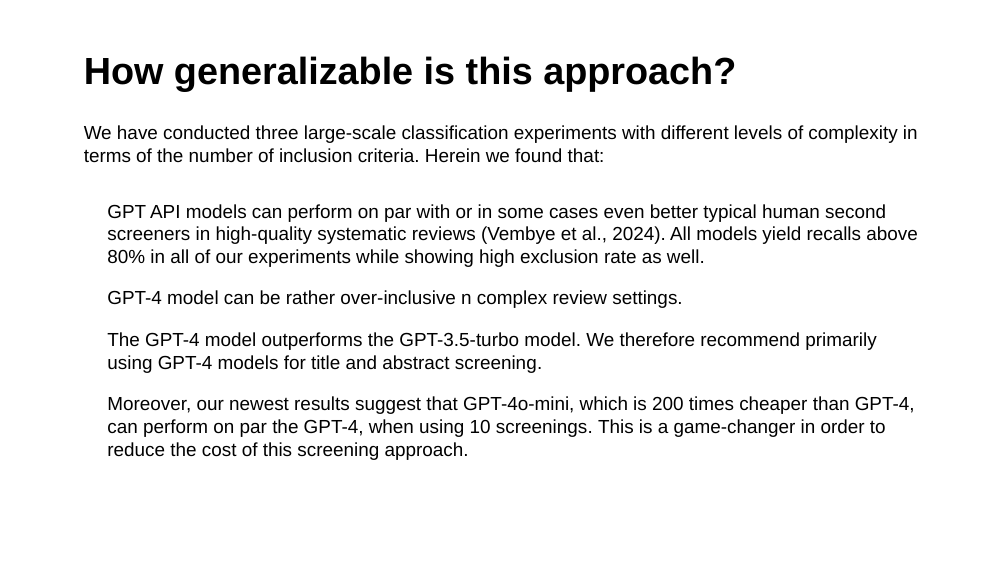
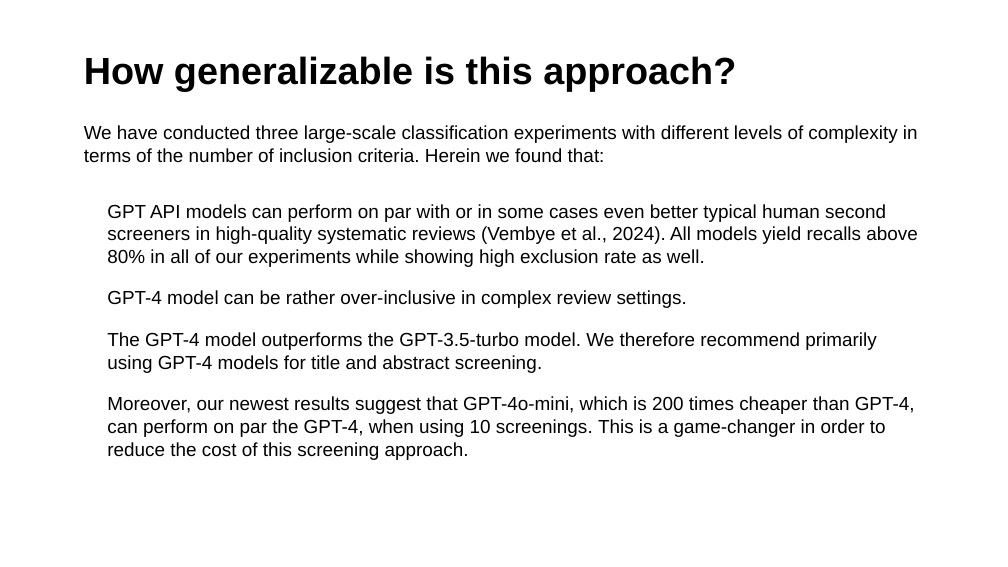
Before and after one commit to MikkelVembye/SRMA-SIG-presentation, a slide deck: slide 9 of SRMA SIG presentation 2024.potx.pptx. Drawn at 1008x567 pixels with LibreOffice and Linux fonts; fonts in the diff are those of the drawing; background and template pictures are left out. Boxes give left, top, right and bottom in pixels: in the first picture for what was removed or moved away, otherwise in the second. Text is boxed around its words. In the diff, an @@ line names an element or a change of style, - is before the commit and + after.

```diff
--- a/SRMA SIG presentation 2024.potx.pptx
+++ b/SRMA SIG presentation 2024.potx.pptx
@@ text at [107,290,687,308]: text changed @@
-• GPT-4 model can be rather over-inclusive n complex review settings.
+• GPT-4 model can be rather over-inclusive in complex review settings.
```
Also in this commit, not shown: 1 other slide changed.
